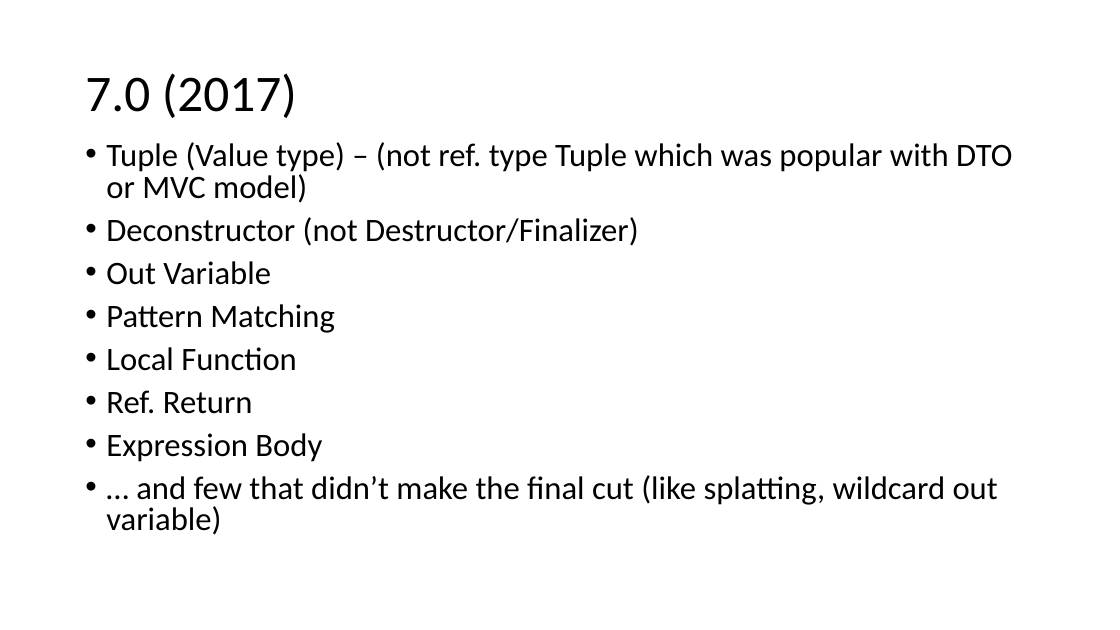
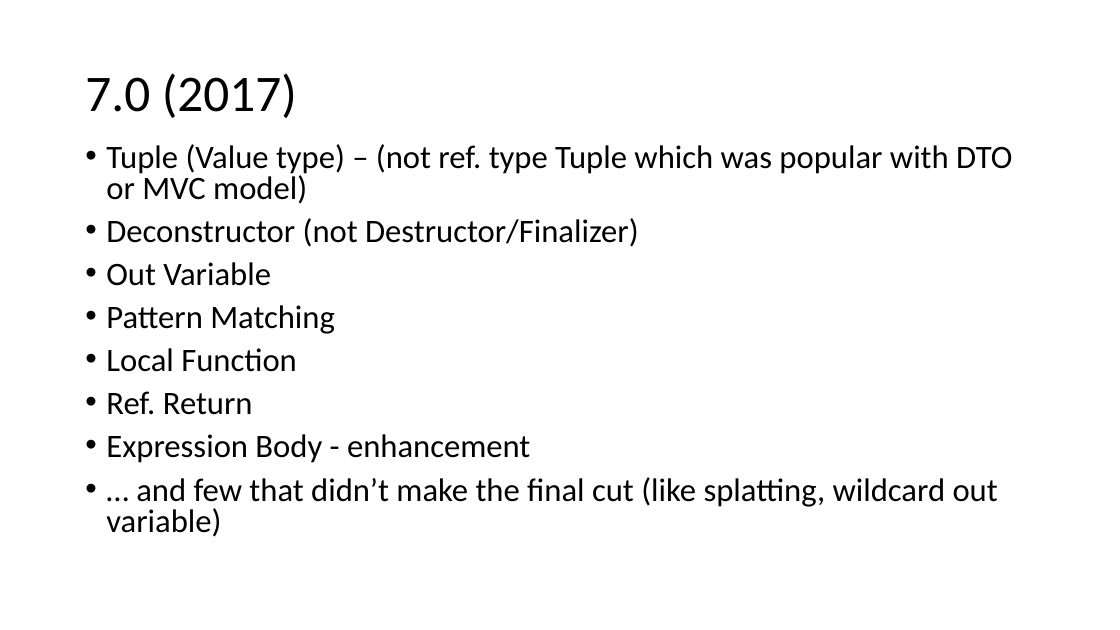
Before and after one commit to reazhaq/CSharp7, a slide deck: slide 3 of What’s New in C#7.pptx. Drawn at 1120x630 pixels with LibreOffice and Linux fonts; fonts in the diff are those of the drawing. Boxes give left, top, right and bottom in pixels: in the first picture for what was removed or moved away, otherwise in the second. Text is boxed around its words. In the diff, an @@ line names an element or a change of style, - is before the commit and + after.

```diff
--- a/What’s New in C#7.pptx
+++ b/What’s New in C#7.pptx
@@ text at [106,434,530,463]: text changed @@
-• Expression Body
+• Expression Body - enhancement
```
Also in this commit, not shown: 4 other slides changed, 6 other files.
